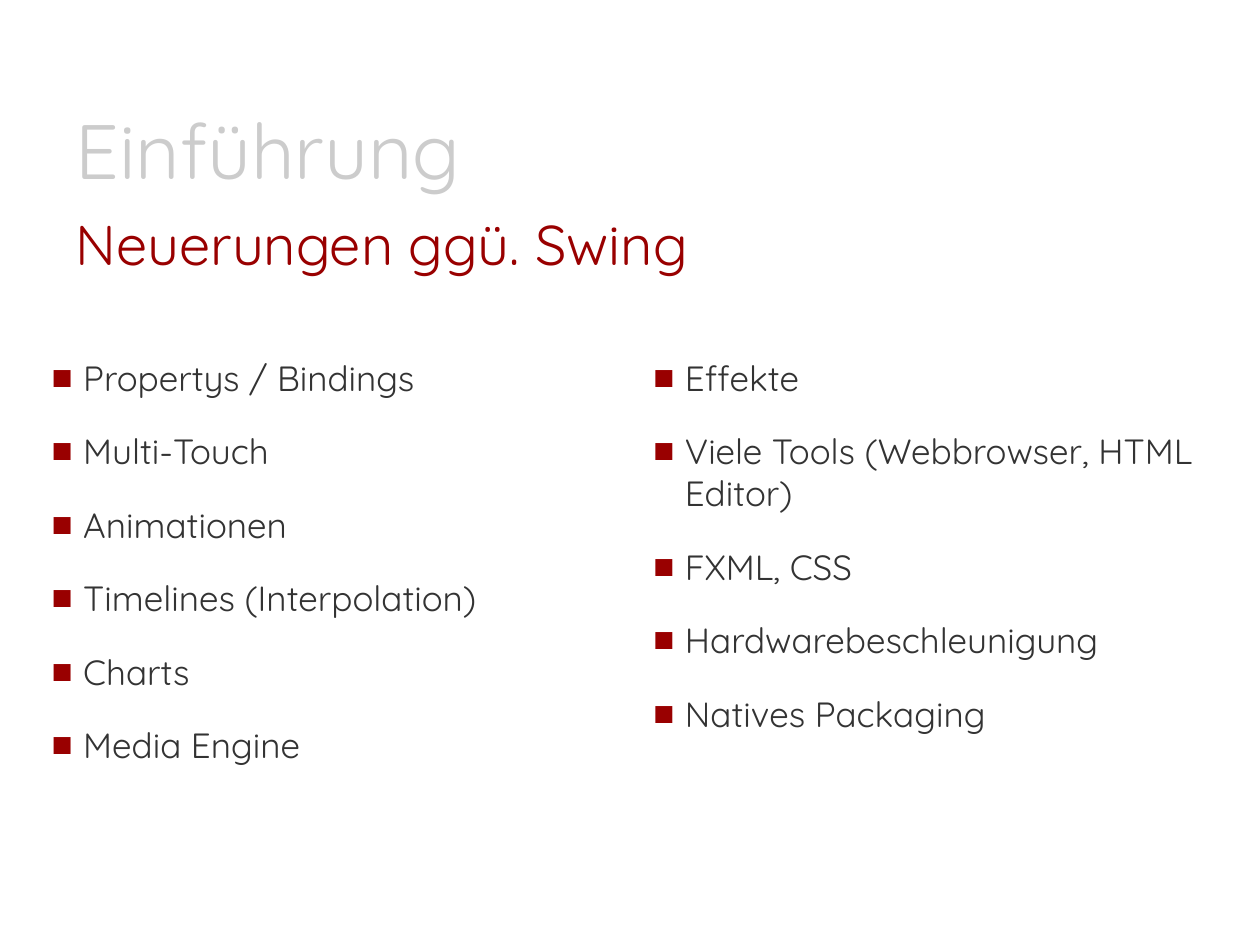
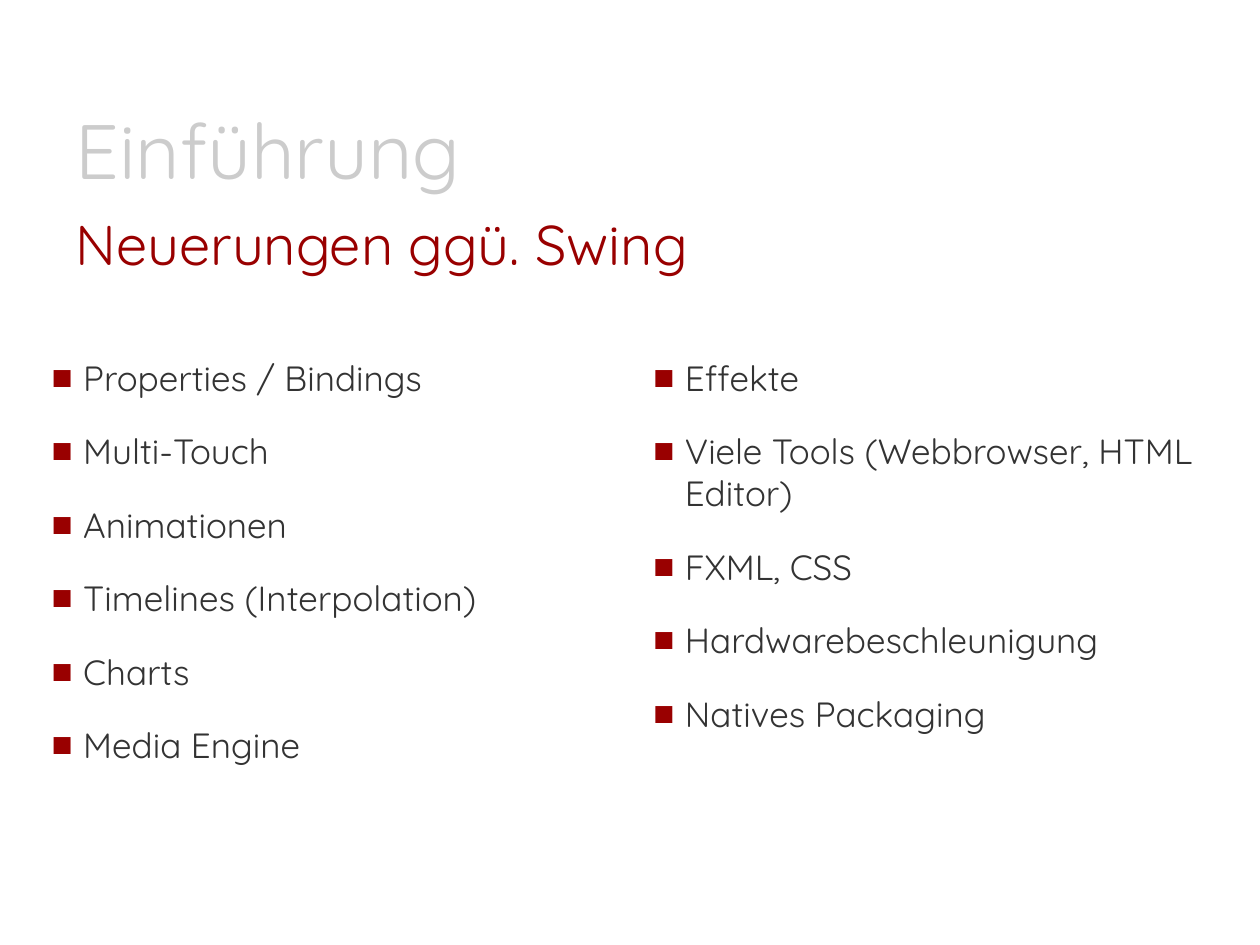
Before and after one commit to Morkunas/jfxusergroup, a slide deck: slide 5 of JavaFX-UserGroup.pptx. Drawn at 1260x945 pixels with LibreOffice and Linux fonts; fonts in the diff are those of the drawing; background and template pictures are left out. Boxes give left, top, right and bottom in pixels: in the first picture for what was removed or moved away, otherwise in the second. Text is boxed around its words. In the diff, an @@ line names an element or a change of style, - is before the commit and + after.

```diff
--- a/JavaFX-UserGroup.pptx
+++ b/JavaFX-UserGroup.pptx
@@ text at (83,365,421,398): text changed @@
-■ Propertys / Bindings
+■ Properties / Bindings
```
Also in this commit, not shown: 9 other slides changed, 1 slide added, 1 slide removed, 6 other files.
